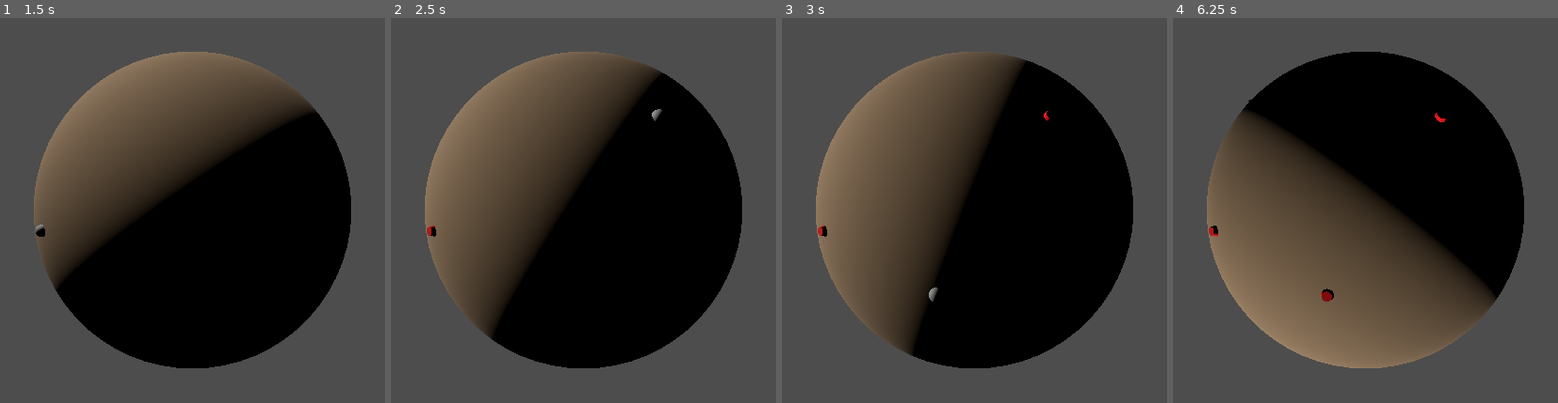
Above: before the commit, frames 1-4 (left to right).
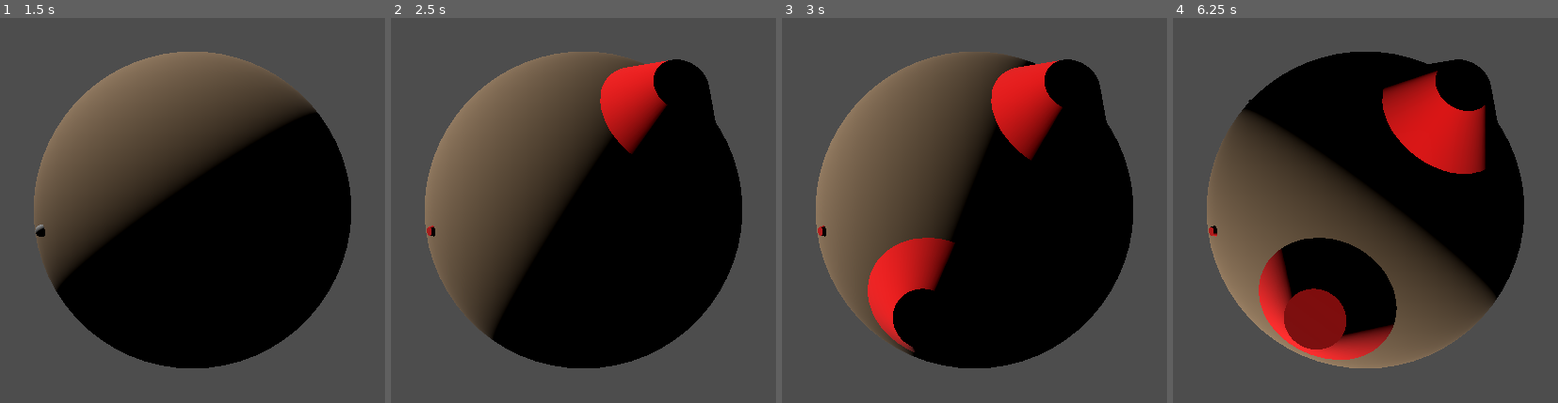
Above: after the commit, the same moments.

Repository: ShadowCurse/gmtk_2024
Game: Godot game, scene res://solar_system.tscn
Same seed, same stepped clock (60 frames per second), same inputs: the game is played once before the commit and once after it.
Inputs (mouse positions are in pixels of both pictures, inside the frame that each line leads up to):
- Up to frame 1 (1.5 s): tap Enter (ui_accept) at 0.5, 0.77, 1.07 s; move the mouse to (358, 187) at 0.52 s; tap W (place_hub, bound only after the commit) at 0.6 s; click (358, 187) at 0.67 s; tap Q (place_resource, bound only after the commit) at 0.8, 1.35 s; move the mouse to (42, 229) at 1.27 s; click (42, 229) at 1.42 s
- Up to frame 2 (2.5 s): tap Enter (ui_accept) at 1.52, 1.55, 1.82, 2.1 s; move the mouse to (660, 118) at 2.02 s; click (660, 118) at 2.17 s; tap W (place_hub, bound only after the commit) at 2.3 s
- Up to frame 3 (3 s): move the mouse to (936, 295) at 2.77 s; tap W (place_hub, bound only after the commit) at 2.85 s; click (936, 295) at 2.92 s
- Up to frame 4 (6.25 s): tap Enter (ui_accept) at 3.02, 3.32, 3.77, 3.8, 4.07, 4.52, 4.82, 5.85, 6.02 s; tap Q (place_resource, bound only after the commit) at 3.05, 3.6, 5.1 s; move the mouse to (outside the picture) at 3.52 s; click (outside the picture) at 3.67 s; move the mouse to (outside the picture) at 4.27 s; tap W (place_hub, bound only after the commit) at 4.35 s; click (outside the picture) at 4.42 s; move the mouse to (1404, 210) at 5.02 s; click (1404, 210) at 5.17 s; move the mouse to (1253, 102) at 5.77 s; click (1253, 102) at 5.92 s

Frame 1 is identical in both runs. In frame 2, 3.5% of the frame differs, in the area x 11-85%, y 10-57%; in frame 3, 7.8%; in frame 4, 14%, in the area x 11-85%, y 10-89%.

Commit message:
separate inputs to place resource point and hub

Diff:
--- a/planet.gd
+++ b/planet.gd
@@ -2,6 +2,8 @@
 class_name Planet
 
 @export var resource_point_scene: PackedScene
+@export var resource_hub_scene: PackedScene
+
 @export var axis_rotation_speed: float = 0.1
 @export var camera_speed: float = 0.005
 @export var camera_follow_speed: float = 40.0
@@ -53,24 +55,30 @@
 	 		 - pow((ray_origin - planet_mesh.global_position).length(), 2) \
 			 + pow(planet_mesh.scale.x * planet_radius, 2)
 	if desc >= 0.0:
-		var d1 = -ray_direction.dot(ray_origin - planet_mesh.global_position) + sqrt(desc)
+		#var d1 = -ray_direction.dot(ray_origin - planet_mesh.global_position) + sqrt(desc)
 		var d2 = -ray_direction.dot(ray_origin - planet_mesh.global_position) - sqrt(desc)
-		var p1 = ray_origin + ray_direction * d1
+		#var p1 = ray_origin + ray_direction * d1
 		var p2 = ray_origin + ray_direction * d2
 		debug_cursor.global_position = p2
-		if Input.is_action_just_pressed("ui_accept"):
-			var local_position = self.to_local(p2)
+
+		var local_position = self.to_local(p2)
+
+		# TODO find a more accurate version
+		var up = local_position.normalized()
+		var a = up.cross(Vector3.UP)
+		var b = up.cross(a)
+		var new_basis = Basis(a, up, b)
+
+		if Input.is_action_just_pressed("place_resource"):
 			var resource_point: Node3D = resource_point_scene.instantiate()
 			resource_point.position = local_position
-
-			# TODO find a more accurate version
-			var up = local_position.normalized()
-			var a = up.cross(Vector3.UP)
-			var b = up.cross(a)
-			var new_basis = Basis(a, up, b)
 			resource_point.rotation = new_basis.get_euler()
-
 			self.add_child(resource_point)
+		if Input.is_action_just_pressed("place_hub"):
+			var resource_hub: Node3D = resource_hub_scene.instantiate()
+			resource_hub.position = local_position
+			resource_hub.rotation = new_basis.get_euler()
+			self.add_child(resource_hub)
 
 func _unhandled_input(event)-> void:
 	if Input.is_mouse_button_pressed(MOUSE_BUTTON_WHEEL_UP):
--- a/planet.tscn
+++ b/planet.tscn
@@ -1,7 +1,8 @@
-[gd_scene load_steps=6 format=3 uid="uid://sopr4q2hdxso"]
+[gd_scene load_steps=7 format=3 uid="uid://sopr4q2hdxso"]
 
 [ext_resource type="Script" path="res://planet.gd" id="1_etj0d"]
 [ext_resource type="PackedScene" uid="uid://dwb8x5iqssv0y" path="res://resource_point.tscn" id="2_xjoyg"]
+[ext_resource type="PackedScene" uid="uid://c1c8vwy6pw21f" path="res://hub.tscn" id="3_7mvm5"]
 
 [sub_resource type="SphereMesh" id="SphereMesh_h2q1y"]
 
@@ -13,6 +14,7 @@
 [node name="planet" type="Node3D"]
 script = ExtResource("1_etj0d")
 resource_point_scene = ExtResource("2_xjoyg")
+resource_hub_scene = ExtResource("3_7mvm5")
 
 [node name="planet_mesh" type="MeshInstance3D" parent="."]
 transform = Transform3D(10, 0, 0, 0, 10, 0, 0, 0, 10, 0, 0, 0)
--- a/project.godot
+++ b/project.godot
@@ -14,3 +14,16 @@
 run/main_scene="res://solar_system.tscn"
 config/features=PackedStringArray("4.2", "Forward Plus")
 config/icon="res://icon.svg"
+
+[input]
+
+place_resource={
+"deadzone": 0.5,
+"events": [Object(InputEventKey,"resource_local_to_scene":false,"resource_name":"","device":-1,"window_id":0,"alt_pressed":false,"shift_pressed":false,"ctrl_pressed":false,"meta_pressed":false,"pressed":false,"keycode":0,"physical_keycode":81,"key_label":0,"unicode":113,"echo":false,"script":null)
+]
+}
+place_hub={
+"deadzone": 0.5,
+"events": [Object(InputEventKey,"resource_local_to_scene":false,"resource_name":"","device":-1,"window_id":0,"alt_pressed":false,"shift_pressed":false,"ctrl_pressed":false,"meta_pressed":false,"pressed":false,"keycode":0,"physical_keycode":87,"key_label":0,"unicode":119,"echo":false,"script":null)
+]
+}
